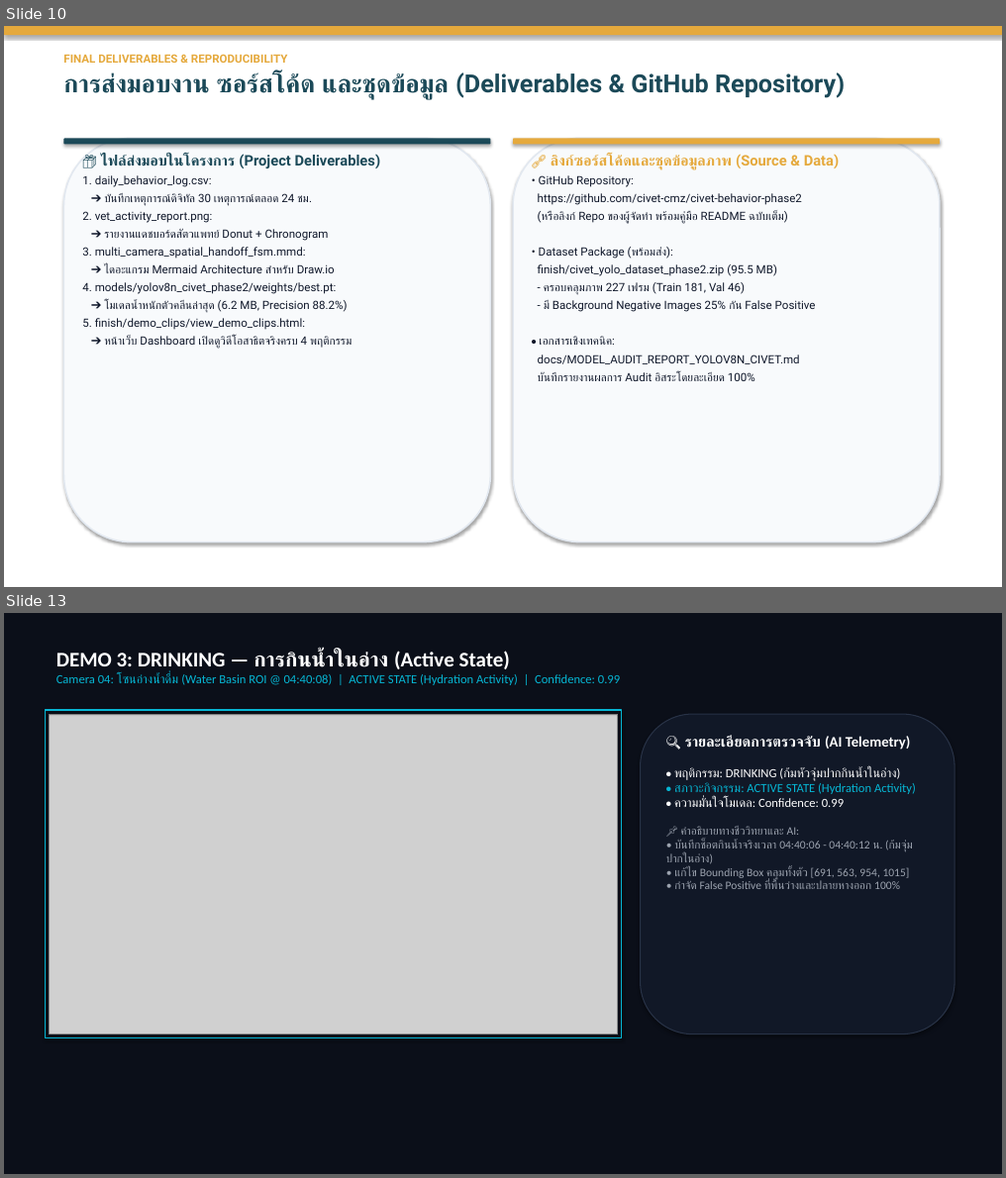
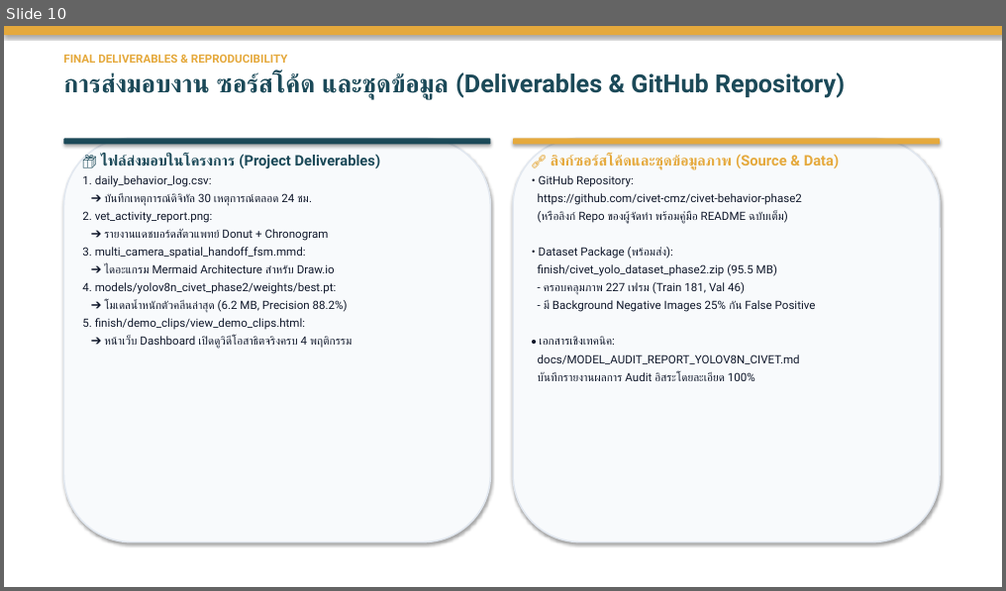
Before and after one commit to Kokokua/Project-CMZ, a slide deck: finish/Image_Processing_Presentation_Phase2_Final.pptx. Shown one above the other, each under a label of ours: slides 10 and 13 before the commit, slide 10 after it; the slides between them are not shown. The pictures are 1006x1178 and 1006x591 pixels, drawn with LibreOffice and Linux fonts; fonts in the diff are those of the drawing; grey boxes stand for pictures. Boxes give left, top, right and bottom in pixels: in the first picture for what was removed or moved away, otherwise in the second. Text is boxed around its words. In the diff, an @@ line names an element or a change of style, - is before the commit and + after.

Commit message:
feat(presentation): integrate clean demo videos without HUD and correct physical enclosure layout

```diff
--- a/finish/Image_Processing_Presentation_Phase2_Final.pptx
+++ b/finish/Image_Processing_Presentation_Phase2_Final.pptx
@@ slide 13 removed at bbox=[4, 613, 1002, 1174], background #FFFFFF @@
@@ rectangle removed at bbox=[4, 613, 1002, 1174] @@
@@ text removed at bbox=[56, 651, 620, 685] @@
-DEMO 3: DRINKING — การกินน้ำในอ่าง (Active State)
-Camera 04: โซนอ่างน้ำดื่ม (Water Basin ROI @ 04:40:08) | ACTIVE STATE (Hydration Activity) | Confidence: 0.99
@@ rectangle removed at bbox=[46, 710, 622, 1039] @@
@@ picture removed at bbox=[49, 714, 618, 1035] @@
@@ rounded rectangle removed at bbox=[641, 714, 954, 1035] @@
@@ text removed at bbox=[666, 735, 916, 889] @@
-🔍 รายละเอียดการตรวจจับ (AI Telemetry)
-• พฤติกรรม: DRINKING (ก้มหัวจุ่มปากกินน้ำในอ่าง)
-• สภาวะกิจกรรม: ACTIVE STATE (Hydration Activity)
-• ความมั่นใจโมเดล: Confidence: 0.99
-📌 คำอธิบายทางชีววิทยาและ AI:
-• บันทึกช็อตกินน้ำจริงเวลา 04:40:06 - 04:40:12 น. (ก้มจุ่มปากในอ่าง)
-• แก้ไข Bounding Box คลุมทั้งตัว [691, 563, 954, 1015]
-• กำจัด False Positive ที่พื้นว่างและปลายหางออก 100%
```
Also in this commit, not shown: 4 slides changed, 2 slides added, 1 other slide removed.
